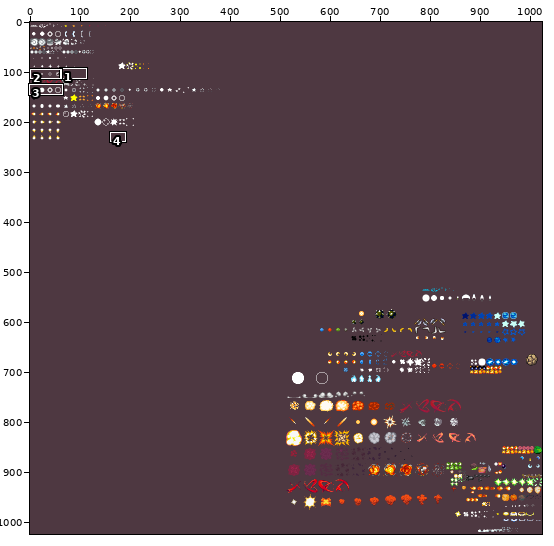
Sprite sheet: bengt/gfx/sprEffects.png. Above, an overview of the earlier version with the close-up marked.
Close-up. Before the commit:
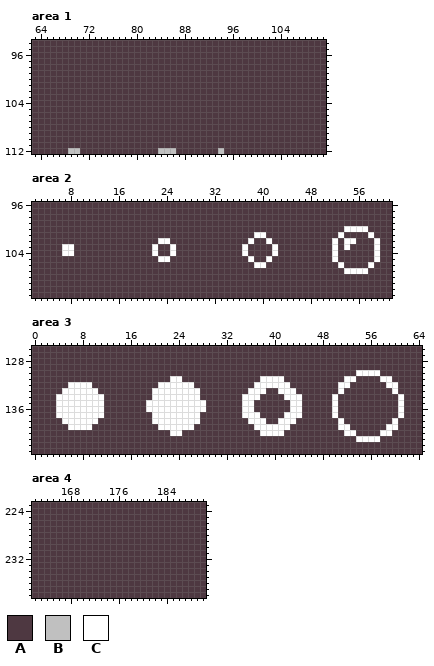
The file is 1024x1024 pixels. Colours within 5 levels of each other are drawn and written as one. Shown: area 1: x 63..111, y 94..112; area 2: x 2..61, y 96..111; area 3: x 0..64, y 126..143; area 4: x 162..190, y 223..238. The commit also changed other parts of the picture, which this record leaves out.
Palette (. is transparent): A #4e3841  B #c0c0c0  C #ffffff
Pixels before, area 1, first column x 63:
 94 AAAAAAAAAAAAAAAAAAAAAAAAAAAAAAAAAAAAAAAAAAAAAAAAA
 95 AAAAAAAAAAAAAAAAAAAAAAAAAAAAAAAAAAAAAAAAAAAAAAAAA
 96 AAAAAAAAAAAAAAAAAAAAAAAAAAAAAAAAAAAAAAAAAAAAAAAAA
 97 AAAAAAAAAAAAAAAAAAAAAAAAAAAAAAAAAAAAAAAAAAAAAAAAA
 98 AAAAAAAAAAAAAAAAAAAAAAAAAAAAAAAAAAAAAAAAAAAAAAAAA
 99 AAAAAAAAAAAAAAAAAAAAAAAAAAAAAAAAAAAAAAAAAAAAAAAAA
100 AAAAAAAAAAAAAAAAAAAAAAAAAAAAAAAAAAAAAAAAAAAAAAAAA
101 AAAAAAAAAAAAAAAAAAAAAAAAAAAAAAAAAAAAAAAAAAAAAAAAA
102 AAAAAAAAAAAAAAAAAAAAAAAAAAAAAAAAAAAAAAAAAAAAAAAAA
103 AAAAAAAAAAAAAAAAAAAAAAAAAAAAAAAAAAAAAAAAAAAAAAAAA
104 AAAAAAAAAAAAAAAAAAAAAAAAAAAAAAAAAAAAAAAAAAAAAAAAA
105 AAAAAAAAAAAAAAAAAAAAAAAAAAAAAAAAAAAAAAAAAAAAAAAAA
106 AAAAAAAAAAAAAAAAAAAAAAAAAAAAAAAAAAAAAAAAAAAAAAAAA
107 AAAAAAAAAAAAAAAAAAAAAAAAAAAAAAAAAAAAAAAAAAAAAAAAA
108 AAAAAAAAAAAAAAAAAAAAAAAAAAAAAAAAAAAAAAAAAAAAAAAAA
109 AAAAAAAAAAAAAAAAAAAAAAAAAAAAAAAAAAAAAAAAAAAAAAAAA
110 AAAAAAAAAAAAAAAAAAAAAAAAAAAAAAAAAAAAAAAAAAAAAAAAA
111 AAAAAAAAAAAAAAAAAAAAAAAAAAAAAAAAAAAAAAAAAAAAAAAAA
112 AAAAAABBAAAAAAAAAAAAABBBAAAAAAABAAAAAAAAAAAAAAAAA
Pixels before, area 2, first column x 2:
 96 AAAAAAAAAAAAAAAAAAAAAAAAAAAAAAAAAAAAAAAAAAAAAAAAAAAAAAAAAAAA
 97 AAAAAAAAAAAAAAAAAAAAAAAAAAAAAAAAAAAAAAAAAAAAAAAAAAAAAAAAAAAA
 98 AAAAAAAAAAAAAAAAAAAAAAAAAAAAAAAAAAAAAAAAAAAAAAAAAAAAAAAAAAAA
 99 AAAAAAAAAAAAAAAAAAAAAAAAAAAAAAAAAAAAAAAAAAAAAAAAAAAAAAAAAAAA
100 AAAAAAAAAAAAAAAAAAAAAAAAAAAAAAAAAAAAAAAAAAAAAAAAAAAACCCCAAAA
101 AAAAAAAAAAAAAAAAAAAAAAAAAAAAAAAAAAAAACCAAAAAAAAAAAACAAAACAAA
102 AAAAAAAAAAAAAAAAAAAAACCAAAAAAAAAAAAACAACAAAAAAAAAACACCAAACAA
103 AAAAACCAAAAAAAAAAAAACAACAAAAAAAAAAACAAAACAAAAAAAAACACAAAACAA
104 AAAAACCAAAAAAAAAAAAACAACAAAAAAAAAAACAAAACAAAAAAAAACAAAAAACAA
105 AAAAAAAAAAAAAAAAAAAAACCAAAAAAAAAAAAACAACAAAAAAAAAACAAAAAACAA
106 AAAAAAAAAAAAAAAAAAAAAAAAAAAAAAAAAAAAACCAAAAAAAAAAAACAAAACAAA
107 AAAAAAAAAAAAAAAAAAAAAAAAAAAAAAAAAAAAAAAAAAAAAAAAAAAACCCCAAAA
108 AAAAAAAAAAAAAAAAAAAAAAAAAAAAAAAAAAAAAAAAAAAAAAAAAAAAAAAAAAAA
109 AAAAAAAAAAAAAAAAAAAAAAAAAAAAAAAAAAAAAAAAAAAAAAAAAAAAAAAAAAAA
110 AAAAAAAAAAAAAAAAAAAAAAAAAAAAAAAAAAAAAAAAAAAAAAAAAAAAAAAAAAAA
111 AAAAAAAAAAAAAAAAAAAAAAAAAAAAAAAAAAAAAAAAAAAAAAAAAAAAAAAAAAAA
Pixels before, area 3, first column x 0:
126 AAAAAAAAAAAAAAAAAAAAAAAAAAAAAAAAAAAAAAAAAAAAAAAAAAAAAAAAAAAAAAAAA
127 AAAAAAAAAAAAAAAAAAAAAAAAAAAAAAAAAAAAAAAAAAAAAAAAAAAAAAAAAAAAAAAAA
128 AAAAAAAAAAAAAAAAAAAAAAAAAAAAAAAAAAAAAAAAAAAAAAAAAAAAAAAAAAAAAAAAA
129 AAAAAAAAAAAAAAAAAAAAAAAAAAAAAAAAAAAAAAAAAAAAAAAAAAAAAAAAAAAAAAAAA
130 AAAAAAAAAAAAAAAAAAAAAAAAAAAAAAAAAAAAAAAAAAAAAAAAAAAAAACCCCAAAAAAA
131 AAAAAAAAAAAAAAAAAAAAAAACCAAAAAAAAAAAAACCCCAAAAAAAAAACCAAAACCAAAAA
132 AAAAAACCCCAAAAAAAAAAACCCCCCAAAAAAAAAACCCCCCAAAAAAAACCAAAAAACCAAAA
133 AAAAACCCCCCAAAAAAAAACCCCCCCCAAAAAAAACCCAACCCAAAAAAACAAAAAAAACAAAA
134 AAAACCCCCCCCAAAAAAAACCCCCCCCAAAAAAACCCAAAACCCAAAAACAAAAAAAAAACAAA
135 AAAACCCCCCCCAAAAAAACCCCCCCCCCAAAAAACCAAAAAACCAAAAACAAAAAAAAAACAAA
136 AAAACCCCCCCCAAAAAAACCCCCCCCCCAAAAAACCAAAAAACCAAAAACAAAAAAAAAACAAA
137 AAAACCCCCCCCAAAAAAAACCCCCCCCAAAAAAACCCAAAACCCAAAAACAAAAAAAAAACAAA
138 AAAAACCCCCCAAAAAAAAACCCCCCCCAAAAAAAACCCAACCCAAAAAAACAAAAAAAACAAAA
139 AAAAAACCCCAAAAAAAAAAACCCCCCAAAAAAAAAACCCCCCAAAAAAAACCAAAAAACCAAAA
140 AAAAAAAAAAAAAAAAAAAAAAACCAAAAAAAAAAAAACCCCAAAAAAAAAACCAAAACCAAAAA
141 AAAAAAAAAAAAAAAAAAAAAAAAAAAAAAAAAAAAAAAAAAAAAAAAAAAAAACCCCAAAAAAA
142 AAAAAAAAAAAAAAAAAAAAAAAAAAAAAAAAAAAAAAAAAAAAAAAAAAAAAAAAAAAAAAAAA
143 AAAAAAAAAAAAAAAAAAAAAAAAAAAAAAAAAAAAAAAAAAAAAAAAAAAAAAAAAAAAAAAAA
Pixels before, area 4, first column x 162:
223 AAAAAAAAAAAAAAAAAAAAAAAAAAAAA
224 AAAAAAAAAAAAAAAAAAAAAAAAAAAAA
225 AAAAAAAAAAAAAAAAAAAAAAAAAAAAA
226 AAAAAAAAAAAAAAAAAAAAAAAAAAAAA
227 AAAAAAAAAAAAAAAAAAAAAAAAAAAAA
228 AAAAAAAAAAAAAAAAAAAAAAAAAAAAA
229 AAAAAAAAAAAAAAAAAAAAAAAAAAAAA
230 AAAAAAAAAAAAAAAAAAAAAAAAAAAAA
231 AAAAAAAAAAAAAAAAAAAAAAAAAAAAA
232 AAAAAAAAAAAAAAAAAAAAAAAAAAAAA
233 AAAAAAAAAAAAAAAAAAAAAAAAAAAAA
234 AAAAAAAAAAAAAAAAAAAAAAAAAAAAA
235 AAAAAAAAAAAAAAAAAAAAAAAAAAAAA
236 AAAAAAAAAAAAAAAAAAAAAAAAAAAAA
237 AAAAAAAAAAAAAAAAAAAAAAAAAAAAA
238 AAAAAAAAAAAAAAAAAAAAAAAAAAAAA
The same view after the edit:
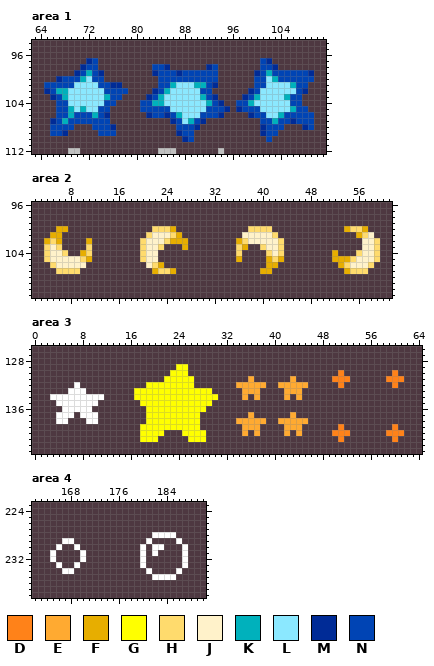
Colours new in this view: D #ff8219  E #ffaa31  F #e7ae00  G #ffff00  H #ffdb6d  J #fff2ca  K #00b1bc  L #8be8ff  M #002b96  N #0044b4
Changes in this commit:
Area 1:
y 97: x 72..73 AA -> MN; x 101..102 AA -> NM
y 98: x 71..73 AAA -> MNN; x 83..85 AAA -> NNM; x 92..93 AA -> MN; x 101..103 AAA -> NNM
y 99: x 70..74 AAAAA -> MNKNM; x 83..93 AAAAAAAAAAA -> MNNNMNNNNNN; x 100..109 AAAAAAAAAA -> MNKNNNNNNM
y 100: x 67..74 AAAAAAAA -> MNNNKLNN; x 84..93 AAAAAAAAAA -> NNNNNNNNNN; x 100..109 AAAAAAAAAA -> NNLKNNNNNN
y 101: x 65..77 AAAAAAAAAAAAA -> NNNNNLLLLNNMM; x 84..93 AAAAAAAAAA -> NNKLLLKKNM; x 100..108 AAAAAAAAA -> NNLLLLKNN
y 102: x 65..78 AAAAAAAAAAAAAA -> MNKKLLLLLLNNNN; x 83..92 AAAAAAAAAA -> MNKLLLLLNN; x 99..108 AAAAAAAAAA -> MNLLLLLLNM
y 103: x 66..77 AAAAAAAAAAAA -> MNKLLLLLLKNN; x 82..93 AAAAAAAAAAAA -> MNKLLLLLLKNM; x 98..107 AAAAAAAAAA -> MNKLLLLKNN
y 104: x 67..76 AAAAAAAAAA -> NNLLLLLLNN; x 81..94 AAAAAAAAAAAAAA -> NNKKLLLLLLLKNM; x 97..107 AAAAAAAAAAA -> NNKLLLLLLNN
y 105: x 67..75 AAAAAAAAA -> NNKLKLLNN; x 81..95 AAAAAAAAAAAAAAA -> NNNNNLLLLLLNNNM; x 97..108 AAAAAAAAAAAA -> MNNNLLLLLKNN
y 106: x 67..75 AAAAAAAAA -> NNKNNNKNM; x 82..94 AAAAAAAAAAAAA -> MNNMNKLLLNNNM; x 99..109 AAAAAAAAAAA -> MNNLLKNNNNN
y 107: x 66..75 AAAAAAAAAA -> MNKNNNNNNN; x 86..91 AAAAAA -> MNLKNM; x 101..109 AAAAAAAAA -> NNKNNMNNN
y 108: x 66..69 AAAA -> NNNN; x 73..76 AAAA -> NNNM; x 87..90 AAAA -> NNNM; x 101..104 AAAA -> MNNN; x 108..109 AA -> MN
y 109: x 66..68 AAA -> NNM; x 74..76 AAA -> NNN; x 87..89 AAA -> MNN; x 101..103 AAA -> MNN
y 110: x 88..89 AA -> MN; x 102 A -> N
Area 2:
y 100: x 6..7 AA -> FF; x 22..25 AAAA -> HHHF; x 38..41 AAAA -> HHHH; x 54..57 CCCC -> FHHF
y 101: x 5..6 AA -> FF; x 21..26 AAAAAA -> HJJJHF; x 37..42 AACCAA -> JJJJJH; x 53 C -> A; x 56..58 AAC -> FHJ
y 102: x 4..6 AAA -> FHF; x 11 A -> F; x 20..27 AAACCAAA -> HJJJHFFF; x 36..43 AACAACAA -> FHJJJJJH; x 52 C -> A; x 54..55 CC -> AA; x 57..59 AAC -> JJH
y 103: x 4..8 AAACC -> HJHAA; x 11 A -> H; x 20..23 AACA -> HJJH; x 25 C -> A; x 27 A -> F; x 36..37 AC -> HF; x 40..43 AACA -> HJJH; x 52 C -> A; x 54 C -> A; x 57..59 AAC -> JJH
y 104: x 4..8 AAACC -> HJJHA; x 10..11 AA -> FH; x 20..22 AAC -> HJJ; x 25 C -> A; x 36..37 AC -> HA; x 41..43 ACA -> HJH; x 52 C -> F; x 56..59 AAAC -> HJJH
y 105: x 4..11 AAAAAAAA -> HJJJJJHF; x 20..24 AAACC -> HJJAA; x 36 A -> F; x 38 C -> A; x 41..43 CAA -> FHF; x 52..59 CAAAAAAC -> FFFHJJJH
y 106: x 5..10 AAAAAA -> HJJJJJ; x 21..23 AAA -> JHF; x 39..42 CCAA -> AAFF; x 53..58 CAAAAC -> FHJJJH
y 107: x 6..9 AAAA -> HHHH; x 22..25 AAAA -> FHHF; x 40..41 AA -> FF; x 54..57 CCCC -> FHHH
Area 3:
y 129: x 24..25 AA -> GG
y 130: x 23..25 AAA -> GGG; x 51 A -> D; x 54..57 CCCC -> AAAA; x 60 A -> D
y 131: x 22..26 ACCAA -> GGGGG; x 36 A -> E; x 38..41 CCCC -> AAAA; x 43 A -> E; x 50..53 AACC -> DDDA; x 58..61 CCAA -> ADDD
y 132: x 6 C -> A; x 8..9 CC -> AA; x 19..26 AACCCCCC -> GGGGGGGG; x 34..45 AAACCCCCCAAA -> EEEEEAAEEEEE; x 51..52 CC -> DA; x 59..60 CC -> AD
y 133: x 5 C -> A; x 9..10 CC -> AA; x 17..29 AAACCCCCCCCAA -> GGGGGGGGGGGGG; x 35..38 ACCC -> EEEA; x 41..44 CCCA -> AEEE; x 51 C -> A; x 60 C -> A
y 134: x 3 A -> C; x 17..30 AAACCCCCCCCAAA -> GGGGGGGGGGGGGG; x 35..37 CCC -> EAE; x 42..44 CCC -> EAE; x 50 C -> A; x 61 C -> A
y 135: x 11 C -> A; x 18..29 ACCCCCCCCCCA -> GGGGGGGGGGGG; x 35..36 CC -> AA; x 43..44 CC -> AA; x 50 C -> A; x 61 C -> A
y 136: x 4 C -> A; x 10..11 CC -> AA; x 19..28 CCCCCCCCCC -> GGGGGGGGGG; x 35..36 CC -> AA; x 43..44 CC -> AA; x 50 C -> A; x 61 C -> A
y 137: x 7 C -> A; x 11 C -> A; x 19..27 ACCCCCCCC -> GGGGGGGGG; x 35..37 CCC -> AEA; x 42..44 CCC -> AEA; x 50 C -> A; x 61 C -> A
y 138: x 4 A -> C; x 6..8 CCC -> AAA; x 19..27 ACCCCCCCC -> GGGGGGGGG; x 34..38 AACCC -> EEEEE; x 41..45 CCCAA -> EEEEE; x 51 C -> A; x 60 C -> A
y 139: x 6..9 CCCC -> AAAA; x 18..27 AAACCCCCCA -> GGGGGGGGGG; x 35..44 AACCCCCCAA -> EEEAAAAEEE; x 51..52 CC -> DA; x 59..60 CC -> AD
y 140: x 18..21 AAAA -> GGGG; x 23..28 CCAAAA -> AAGGGG; x 35 A -> E; x 37..42 ACCCCA -> EAAAAE; x 44 A -> E; x 50..53 AACC -> DDDA; x 58..61 CCAA -> ADDD
y 141: x 18..20 AAA -> GGG; x 26..28 AAA -> GGG; x 51 A -> D; x 54..57 CCCC -> AAAA; x 60 A -> D
Area 4:
y 228: x 182..185 AAAA -> CCCC
y 229: x 167..168 AA -> CC; x 181 A -> C; x 186 A -> C
y 230: x 166 A -> C; x 169 A -> C; x 180 A -> C; x 182..183 AA -> CC; x 187 A -> C
y 231: x 165 A -> C; x 170 A -> C; x 180 A -> C; x 182 A -> C; x 187 A -> C
y 232: x 165 A -> C; x 170 A -> C; x 180 A -> C; x 187 A -> C
y 233: x 166 A -> C; x 169 A -> C; x 180 A -> C; x 187 A -> C
y 234: x 167..168 AA -> CC; x 181 A -> C; x 186 A -> C
y 235: x 182..185 AAAA -> CCCC
